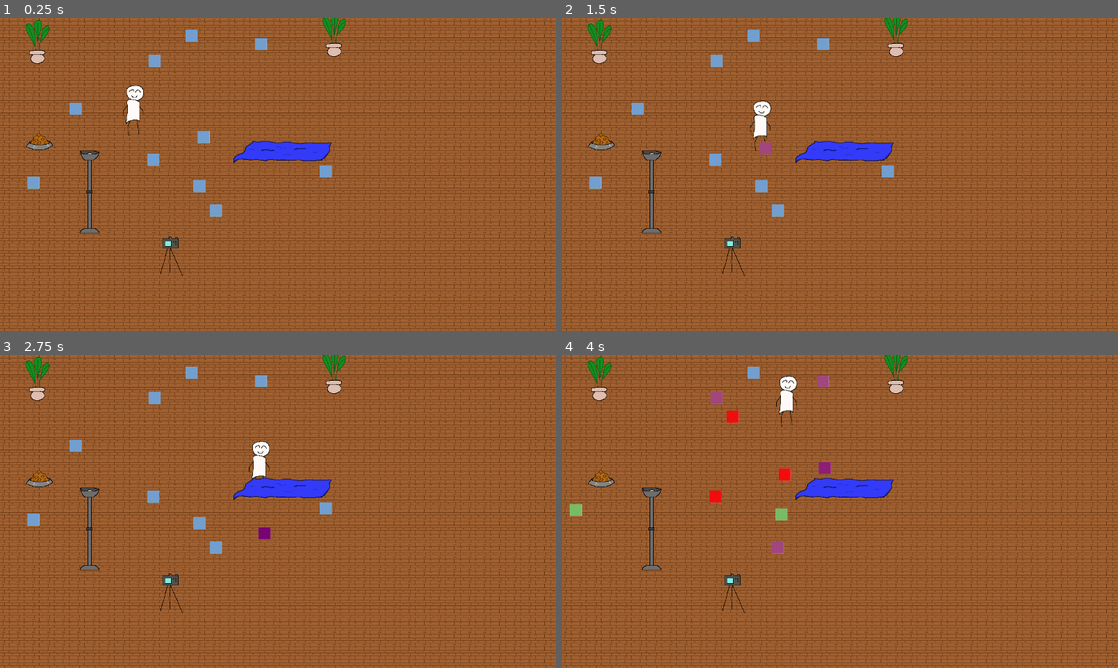
Above: before the commit, frames 1-4 (two rows, left to right).
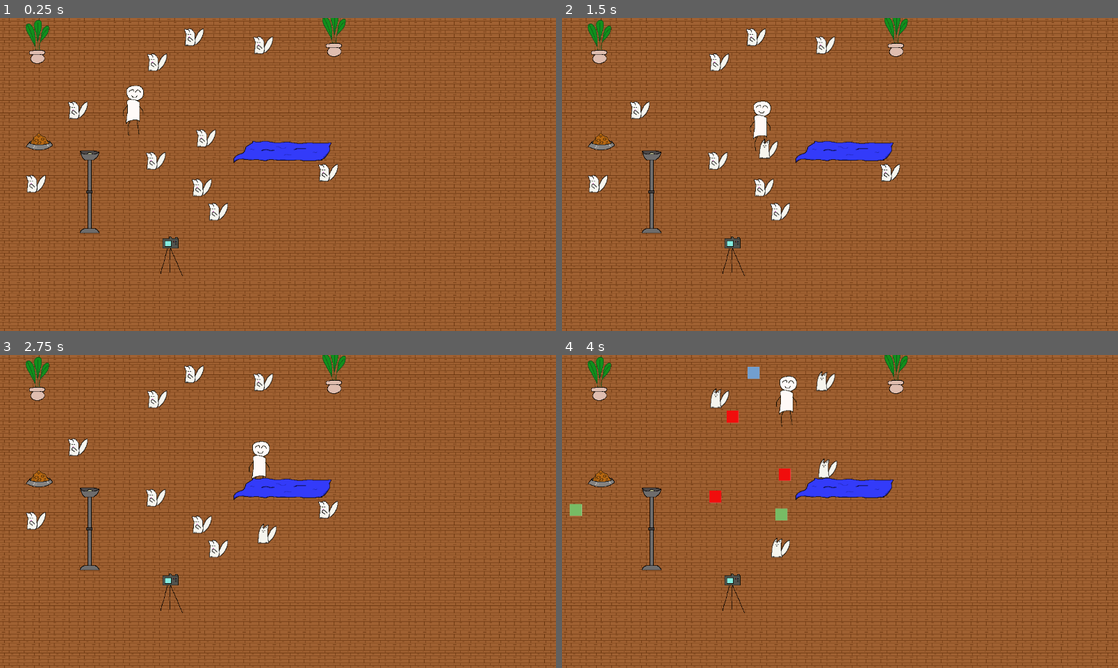
Above: after the commit, the same moments.

Repository: Mad2F/Catografy
Game: Godot game, scene res://code/scenes/game.tscn
Two runs of this game, one before a commit and one after it. Both use one fixed random seed, a clock stepped at 60 frames per second and the inputs below. This scene is started directly instead of the project's main scene.
Inputs:
- Up to frame 1 (0.25 s): no input
- Up to frame 2 (1.5 s): tap Enter (last_photo) at 0.5, 0.6 s; hold Right (move_right) 0.53-1.28 s; hold Down (move_down) from 1.28 s (still down); tap E (main_action) at 1.35 s
- Up to frame 3 (2.75 s): release Down (move_down) at 2.03 s; hold Right (move_right) from 2.03 s (still down); tap P (take_photo) at 2.1 s
- Up to frame 4 (4 s): release Right (move_right) at 2.78 s; hold Up (move_up) 2.78-3.53 s; tap Enter (last_photo) at 2.85 s; hold Left (move_left) from 3.53 s (still down); tap E (main_action) at 3.6 s

The runs differ from the first frame. In frame 1, 1.6% of the frame differs, in the area x 4-61%, y 3-65%; in frame 2, 1.6%; in frame 3, 1.6%; in frame 4, 0.6%.

Commit message:
Ajout des animations licking et sitting

Diff:
--- a/code/Characters/Cat.tscn
+++ b/code/Characters/Cat.tscn
@@ -1,9 +1,15 @@
-[gd_scene load_steps=37 format=3 uid="uid://bfkt54bpb4vwc"]
+[gd_scene load_steps=33 format=3 uid="uid://bfkt54bpb4vwc"]
 
 [ext_resource type="Script" uid="uid://v1yvi32sd641" path="res://code/scripts/cat.gd" id="1_r3dqq"]
 [ext_resource type="Texture2D" uid="uid://dt2knwyqcocaw" path="res://assets/image/Capture d’écran du 2025-07-30 22-24-38.png" id="2_8k3dk"]
 [ext_resource type="PackedScene" uid="uid://dbtqhbok2o52t" path="res://code/Composition/PickableItem.tscn" id="2_pcr2h"]
+[ext_resource type="Texture2D" uid="uid://cnxjvv2jq0tof" path="res://assets/sprites/animals/cat/cat_licking1.png" id="3_k37jo"]
 [ext_resource type="AudioStream" uid="uid://dk3v281sqt7k6" path="res://assets/sound/purr.ogg" id="3_qs807"]
+[ext_resource type="Texture2D" uid="uid://bvgl3i4a0qtni" path="res://assets/sprites/animals/cat/cat_idle1.png" id="3_r3cfe"]
+[ext_resource type="Texture2D" uid="uid://wfltp33v5ux" path="res://assets/sprites/animals/cat/cat_licking2.png" id="4_0j6o6"]
+[ext_resource type="Texture2D" uid="uid://dnci6biebh77" path="res://assets/sprites/animals/cat/cat_idle2.png" id="4_keea7"]
+[ext_resource type="Texture2D" uid="uid://brjdersgq171k" path="res://assets/sprites/animals/cat/cat_idle3.png" id="5_k37jo"]
+[ext_resource type="Texture2D" uid="uid://bo06tsequmj68" path="res://assets/sprites/animals/cat/cat_idle4.png" id="6_0j6o6"]
 
 [sub_resource type="AtlasTexture" id="AtlasTexture_qs807"]
 atlas = ExtResource("2_8k3dk")
@@ -24,46 +30,6 @@
 [sub_resource type="AtlasTexture" id="AtlasTexture_k3euy"]
 atlas = ExtResource("2_8k3dk")
 region = Rect2(112, 56, 28, 28)
-
-[sub_resource type="AtlasTexture" id="AtlasTexture_svjav"]
-atlas = ExtResource("2_8k3dk")
-region = Rect2(0, 0, 28, 28)
-
-[sub_resource type="AtlasTexture" id="AtlasTexture_3d3t4"]
-atlas = ExtResource("2_8k3dk")
-region = Rect2(28, 0, 28, 28)
-
-[sub_resource type="AtlasTexture" id="AtlasTexture_tm3g1"]
-atlas = ExtResource("2_8k3dk")
-region = Rect2(56, 0, 28, 28)
-
-[sub_resource type="AtlasTexture" id="AtlasTexture_k6bao"]
-atlas = ExtResource("2_8k3dk")
-region = Rect2(84, 0, 28, 28)
-
-[sub_resource type="AtlasTexture" id="AtlasTexture_n8rmd"]
-atlas = ExtResource("2_8k3dk")
-region = Rect2(112, 0, 28, 28)
-
-[sub_resource type="AtlasTexture" id="AtlasTexture_p0h7l"]
-atlas = ExtResource("2_8k3dk")
-region = Rect2(0, 84, 28, 28)
-
-[sub_resource type="AtlasTexture" id="AtlasTexture_325dk"]
-atlas = ExtResource("2_8k3dk")
-region = Rect2(28, 84, 28, 28)
-
-[sub_resource type="AtlasTexture" id="AtlasTexture_hwv42"]
-atlas = ExtResource("2_8k3dk")
-region = Rect2(56, 84, 28, 28)
-
-[sub_resource type="AtlasTexture" id="AtlasTexture_js5dy"]
-atlas = ExtResource("2_8k3dk")
-region = Rect2(84, 84, 28, 28)
-
-[sub_resource type="AtlasTexture" id="AtlasTexture_2sho5"]
-atlas = ExtResource("2_8k3dk")
-region = Rect2(112, 84, 28, 28)
 
 [sub_resource type="AtlasTexture" id="AtlasTexture_ha77g"]
 atlas = ExtResource("2_8k3dk")
@@ -148,44 +114,32 @@
 "speed": 5.0
 }, {
 "frames": [{
-"duration": 1.0,
-"texture": SubResource("AtlasTexture_svjav")
-}, {
-"duration": 1.0,
-"texture": SubResource("AtlasTexture_3d3t4")
-}, {
-"duration": 1.0,
-"texture": SubResource("AtlasTexture_tm3g1")
-}, {
-"duration": 1.0,
-"texture": SubResource("AtlasTexture_k6bao")
-}, {
-"duration": 1.0,
-"texture": SubResource("AtlasTexture_n8rmd")
+"duration": 0.2,
+"texture": ExtResource("3_k37jo")
+}, {
+"duration": 1.0,
+"texture": ExtResource("4_0j6o6")
 }],
 "loop": true,
 "name": &"licking",
-"speed": 5.0
-}, {
-"frames": [{
-"duration": 1.0,
-"texture": SubResource("AtlasTexture_p0h7l")
-}, {
-"duration": 1.0,
-"texture": SubResource("AtlasTexture_325dk")
-}, {
-"duration": 1.0,
-"texture": SubResource("AtlasTexture_hwv42")
-}, {
-"duration": 1.0,
-"texture": SubResource("AtlasTexture_js5dy")
-}, {
-"duration": 1.0,
-"texture": SubResource("AtlasTexture_2sho5")
+"speed": 1.0
+}, {
+"frames": [{
+"duration": 2.0,
+"texture": ExtResource("3_r3cfe")
+}, {
+"duration": 0.4,
+"texture": ExtResource("4_keea7")
+}, {
+"duration": 2.5,
+"texture": ExtResource("5_k37jo")
+}, {
+"duration": 0.2,
+"texture": ExtResource("6_0j6o6")
 }],
 "loop": true,
 "name": &"sitting",
-"speed": 5.0
+"speed": 1.0
 }, {
 "frames": [{
 "duration": 1.0,
@@ -255,7 +209,8 @@
 
 [node name="Sprite2D" type="AnimatedSprite2D" parent="."]
 sprite_frames = SubResource("SpriteFrames_qs807")
-animation = &"standing"
+animation = &"licking"
+frame_progress = 0.481282
 
 [node name="Pickable" parent="." instance=ExtResource("2_pcr2h")]
 
Binary file added: assets/sprites/animals/cat/cat_idle1.png
Not shown, added: assets/sprites/animals/cat/cat_idle1.png.import
Binary file added: assets/sprites/animals/cat/cat_idle2.png
Not shown, added: assets/sprites/animals/cat/cat_idle2.png.import
Binary file added: assets/sprites/animals/cat/cat_idle3.png
Not shown, added: assets/sprites/animals/cat/cat_idle3.png.import
Binary file added: assets/sprites/animals/cat/cat_idle4.png
Not shown, added: assets/sprites/animals/cat/cat_idle4.png.import
Binary file added: assets/sprites/animals/cat/cat_licking1.png
Not shown, added: assets/sprites/animals/cat/cat_licking1.png.import
Binary file added: assets/sprites/animals/cat/cat_licking2.png
Not shown, added: assets/sprites/animals/cat/cat_licking2.png.import
(and 4 more such lines)
